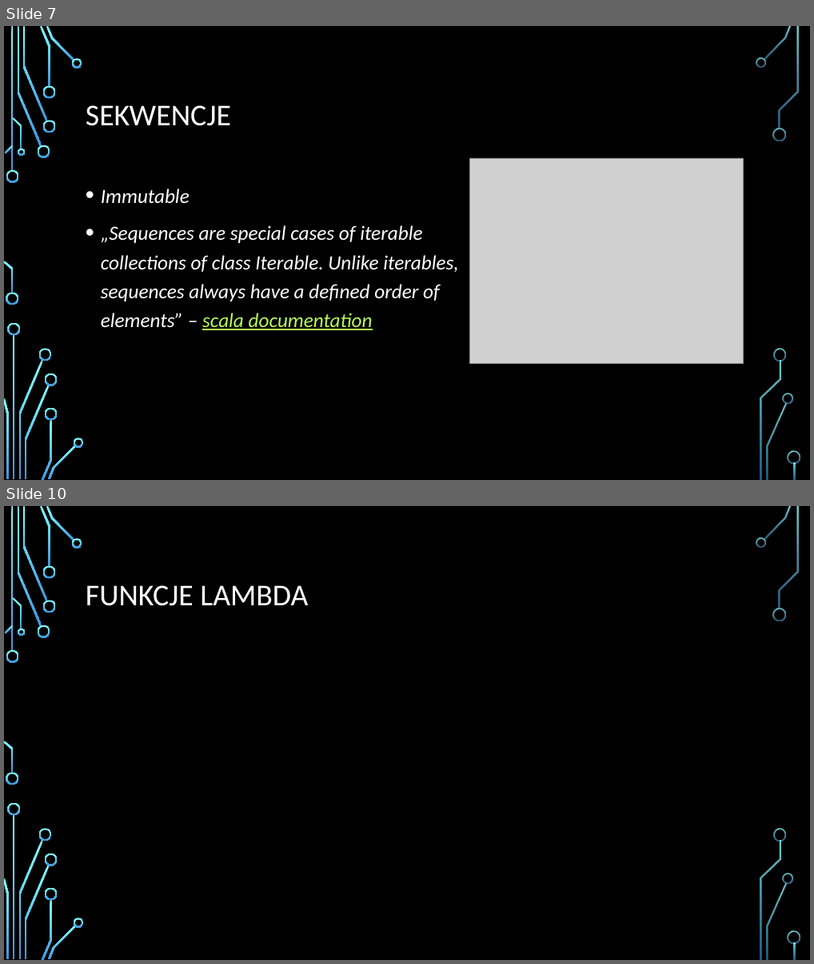
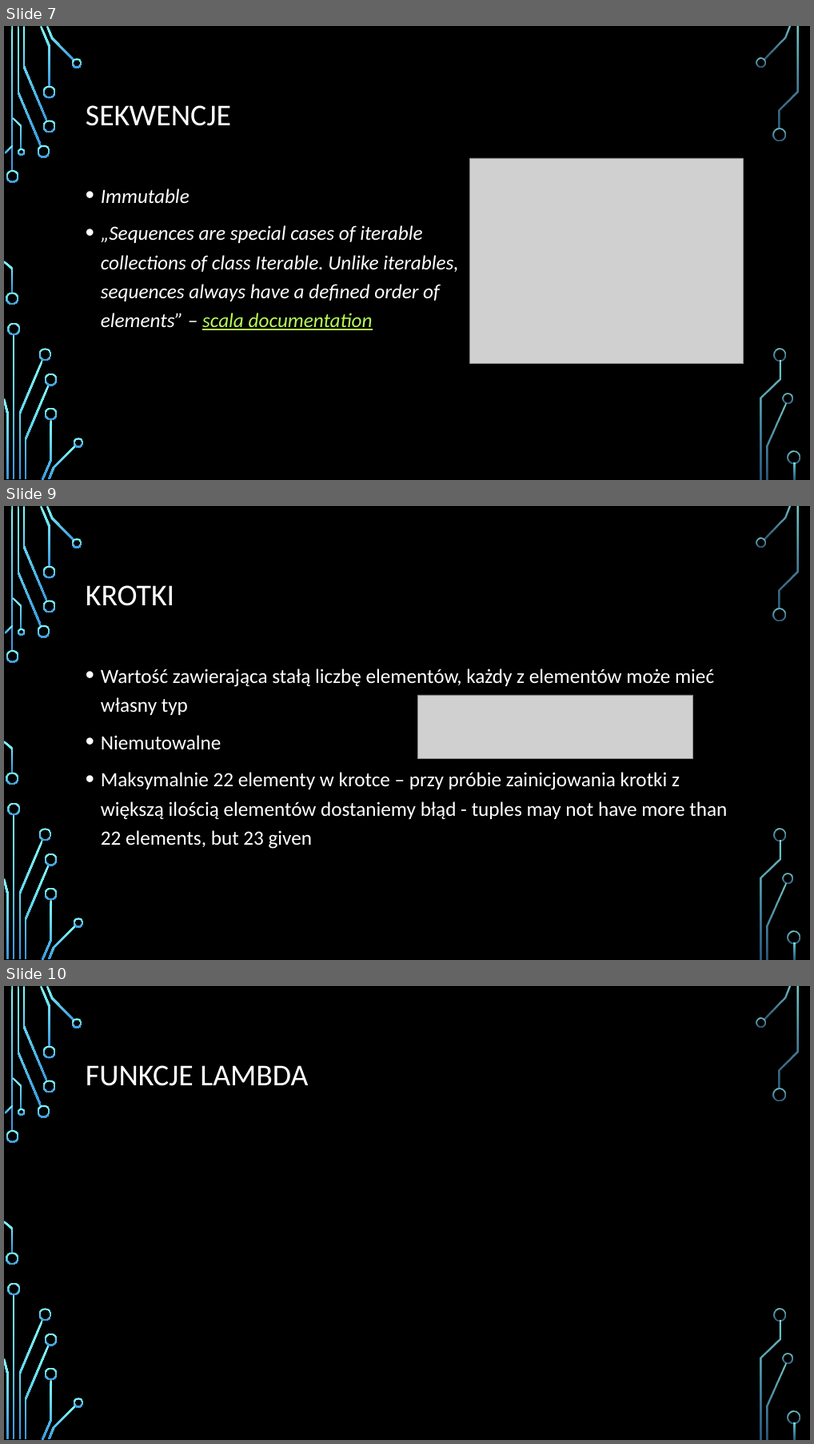
Before and after one commit to Bonniu/scala_workshop3, a slide deck: SCALA.pptx. Shown one above the other, each under a label of ours: slides 7 and 10 before the commit, slides 7, 9 and 10 after it; the slides between them are not shown. The pictures are 814x964 and 814x1444 pixels, drawn with LibreOffice and Linux fonts; fonts in the diff are those of the drawing; grey boxes stand for pictures; background and template pictures are left out. Boxes give left, top, right and bottom in pixels: in the first picture for what was removed or moved away, otherwise in the second. Text is boxed around its words. In the diff, an @@ line names an element or a change of style, - is before the commit and + after.

Commit message:
lists and tuples

```diff
--- a/SCALA.pptx
+++ b/SCALA.pptx
@@ slide 9 added at (4, 506, 810, 960), background picture (left out); not listed: 36 template elements that a slide beside it also shows @@
@@ title added at (86, 585, 174, 606), 36 pt, text #FFFFFF @@
+KROTKI
@@ text added at (101, 668, 727, 848), 24 pt, text #FFFFFF @@
+• Wartość zawierająca stałą liczbę elementów, każdy z elementów może mieć własny typ
+• Niemutowalne
+• Maksymalnie 22 elementy w krotce – przy próbie zainicjowania krotki z większą ilością elementów dostaniemy błąd - tuples may not have more than 22 elements, but 23 given
@@ picture added at (418, 695, 694, 759) @@
```
Also in this commit, not shown: 1 other slide added, 2 slides removed, 6 other files.
